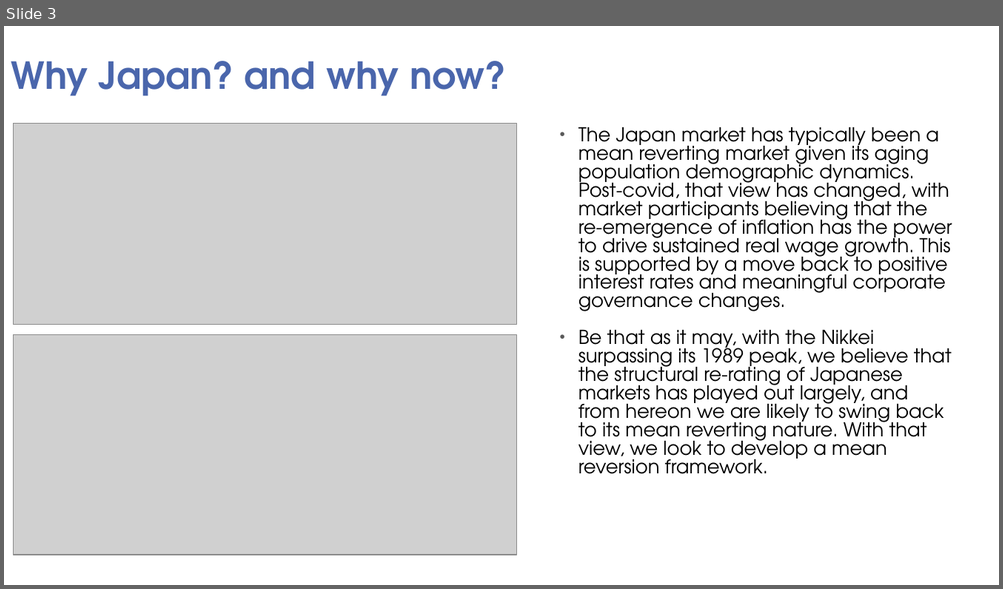
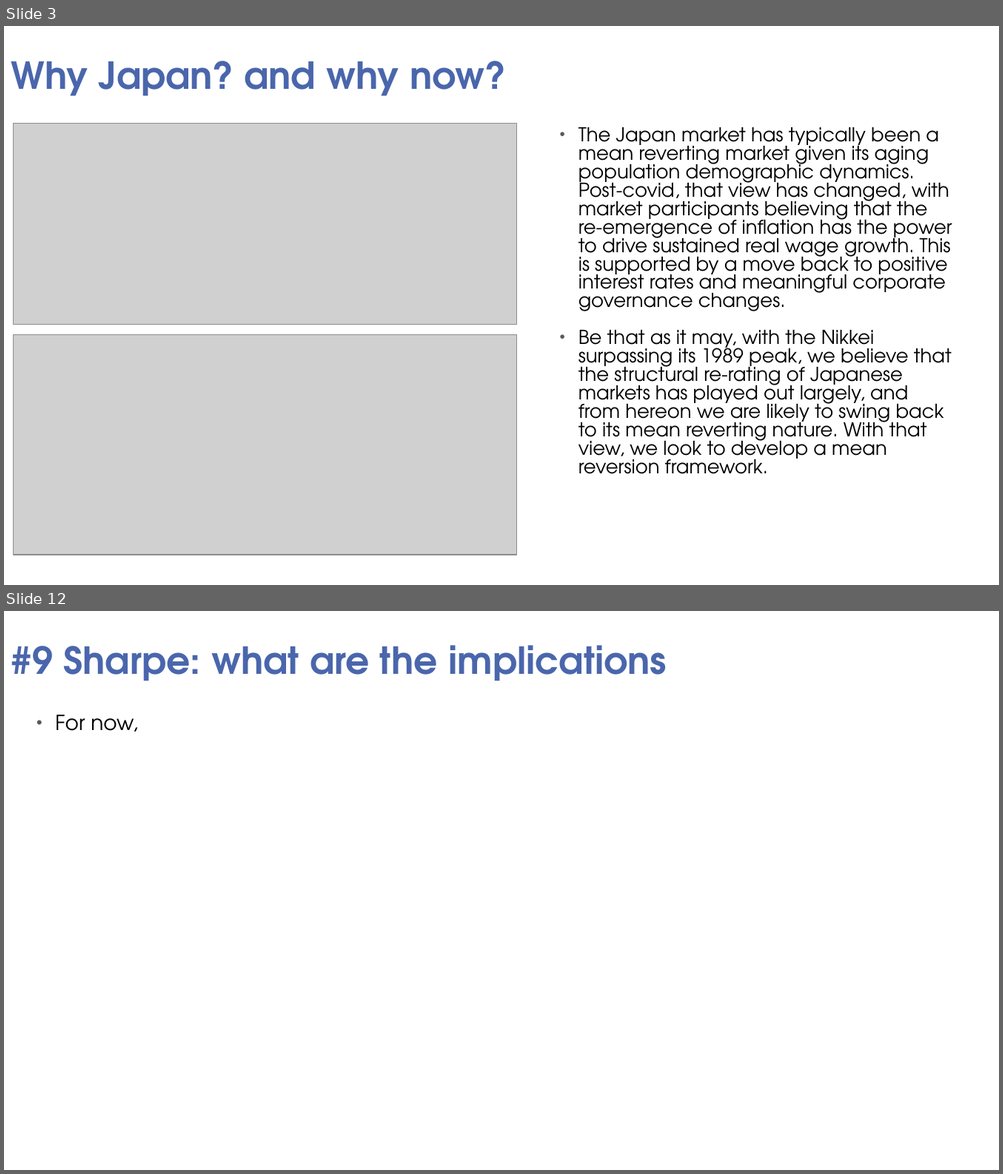
Before and after one commit to HHH0808/SMU-QTS, a slide deck: QTS project presentation.pptx. Shown one above the other, each under a label of ours: slide 3 before the commit, slides 3 and 12 after it; the slides between them are not shown. The pictures are 1003x589 and 1003x1174 pixels, drawn with LibreOffice and Linux fonts; fonts in the diff are those of the drawing; grey boxes stand for pictures; background and template pictures are left out. Boxes give left, top, right and bottom in pixels: in the first picture for what was removed or moved away, otherwise in the second. Text is boxed around its words. In the diff, an @@ line names an element or a change of style, - is before the commit and + after.

```diff
--- a/QTS project presentation.pptx
+++ b/QTS project presentation.pptx
@@ slide 12 added at box(4, 611, 999, 1170), background picture (left out) @@
@@ title added at box(11, 645, 666, 681), 36 pt, text #4A66AC, bold @@
+#9 Sharpe: what are the implications
@@ text added at box(55, 715, 138, 732), 20 pt, text #000000 @@
+• For now,
```
Also in this commit, not shown: 5 slides changed, 6 other slides added, 5 slides removed.
